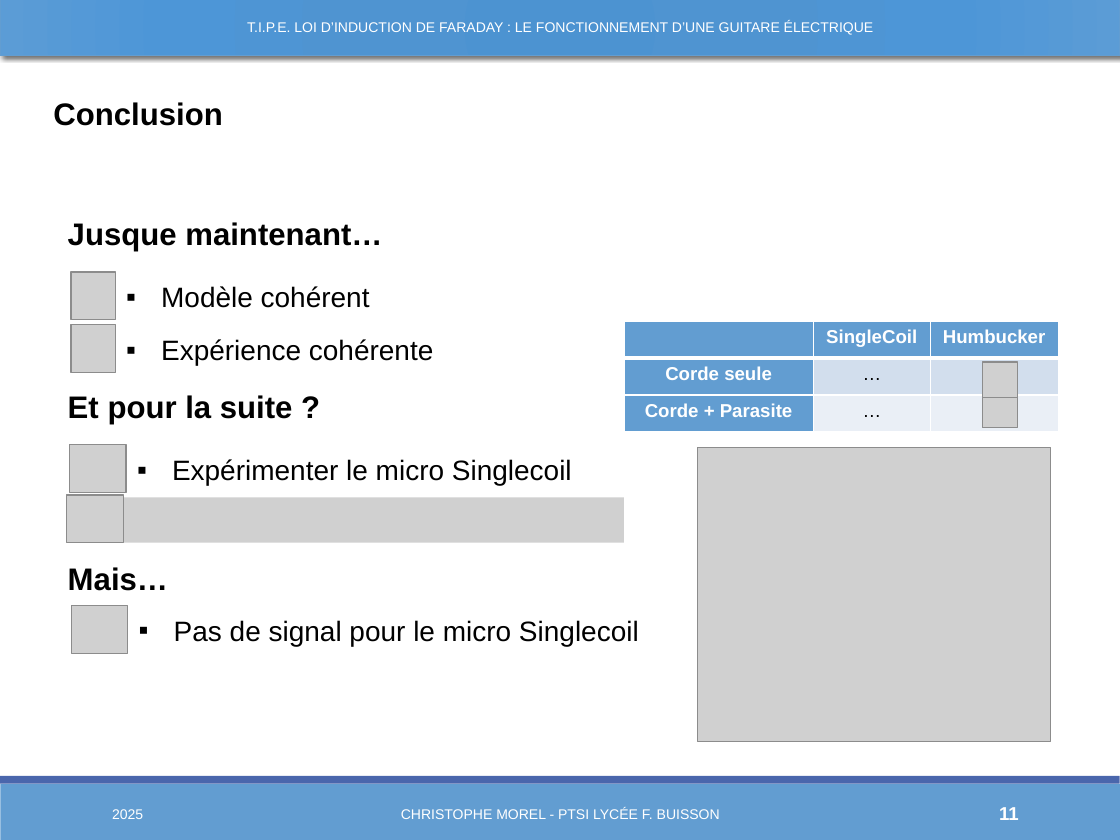
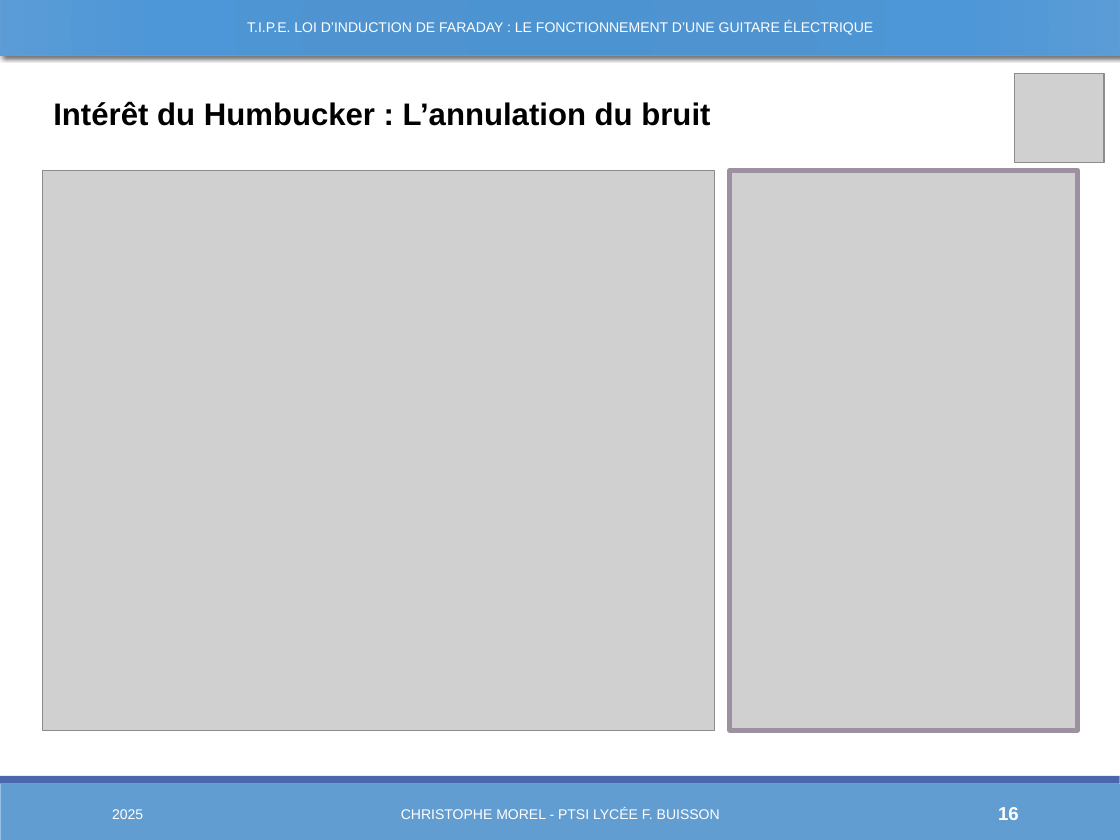
Before and after one commit to Chrismorel7/TIPE---Micro_guitare_elec, a slide deck: slide 16 of Views/Novembre.pptx (slide 11 before the commit). Drawn at 1120x840 pixels with LibreOffice and Linux fonts; fonts in the diff are those of the drawing; grey boxes stand for pictures. Boxes give left, top, right and bottom in pixels: in the first picture for what was removed or moved away, otherwise in the second. Text is boxed around its words. In the diff, an @@ line names an element or a change of style, - is before the commit and + after.

```diff
--- a/Views/Novembre.pptx
+++ b/Views/Novembre.pptx
@@ picture added at [1015,74,1104,162] @@
@@ text at [53,101,710,126]: text changed @@
-Conclusion
+Intérêt du Humbucker : L’annulation du bruit
@@ picture added at [43,170,715,730] @@
@@ picture added at [730,170,1079,730] @@
@@ text removed at [68,222,382,251] @@
-Jusque maintenant…
@@ picture removed at [71,272,114,320] @@
@@ text removed at [161,286,370,308] @@
-▪ Modèle cohérent
@@ picture removed at [71,325,114,373] @@
@@ table removed at [624,321,1057,432], 3 rows, 3 columns @@
- | SingleCoil | Humbucker
-Corde seule | … | 
-Corde + Parasite | … | 
@@ text removed at [161,339,433,365] @@
-▪ Expérience cohérente
@@ picture removed at [982,362,1017,396] @@
@@ text removed at [68,395,293,424] @@
-Et pour la suite ?
@@ picture removed at [982,393,1017,428] @@
@@ picture removed at [69,445,127,493] @@
@@ picture removed at [697,447,1051,741] @@
@@ text removed at [172,459,572,485] @@
-▪ Expérimenter le micro Singlecoil
@@ picture removed at [67,495,124,543] @@
@@ picture removed at [123,497,624,542] @@
@@ text removed at [68,567,168,591] @@
-Mais…
@@ picture removed at [71,605,128,653] @@
@@ text removed at [174,620,639,646] @@
-▪ Pas de signal pour le micro Singlecoil
@@ page number at [998,807,1019,820]: text changed @@
-11
+16
```
Also in this commit, not shown: 10 other slides changed, 6 slides added, 34 other files.
